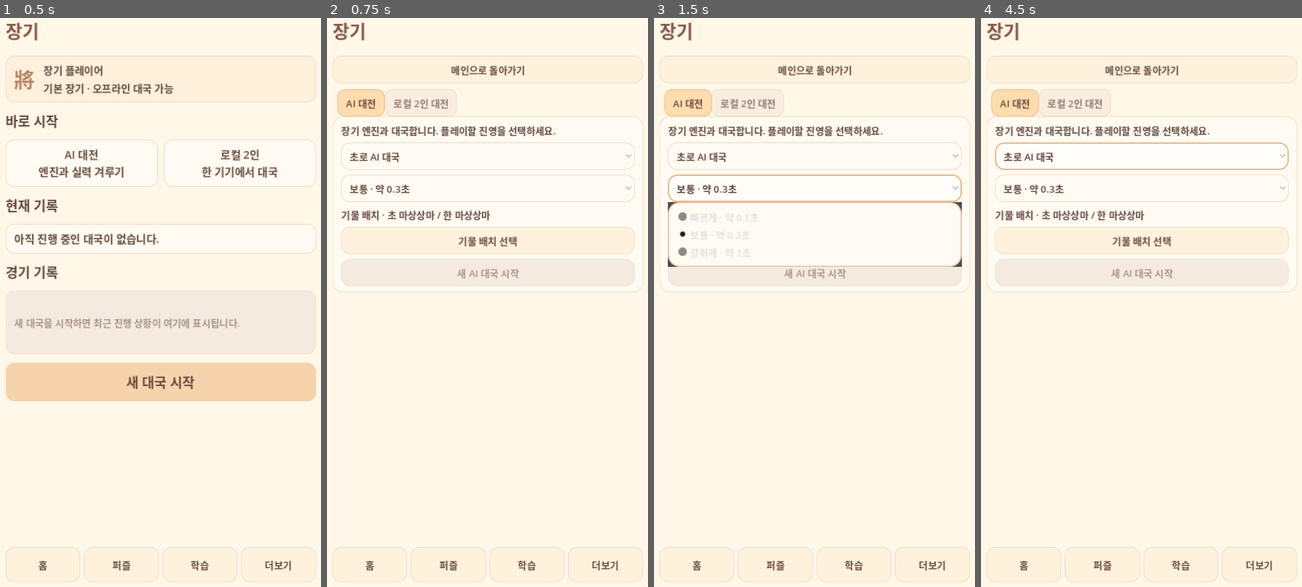
Above: before the commit, frames 1-4 (left to right).
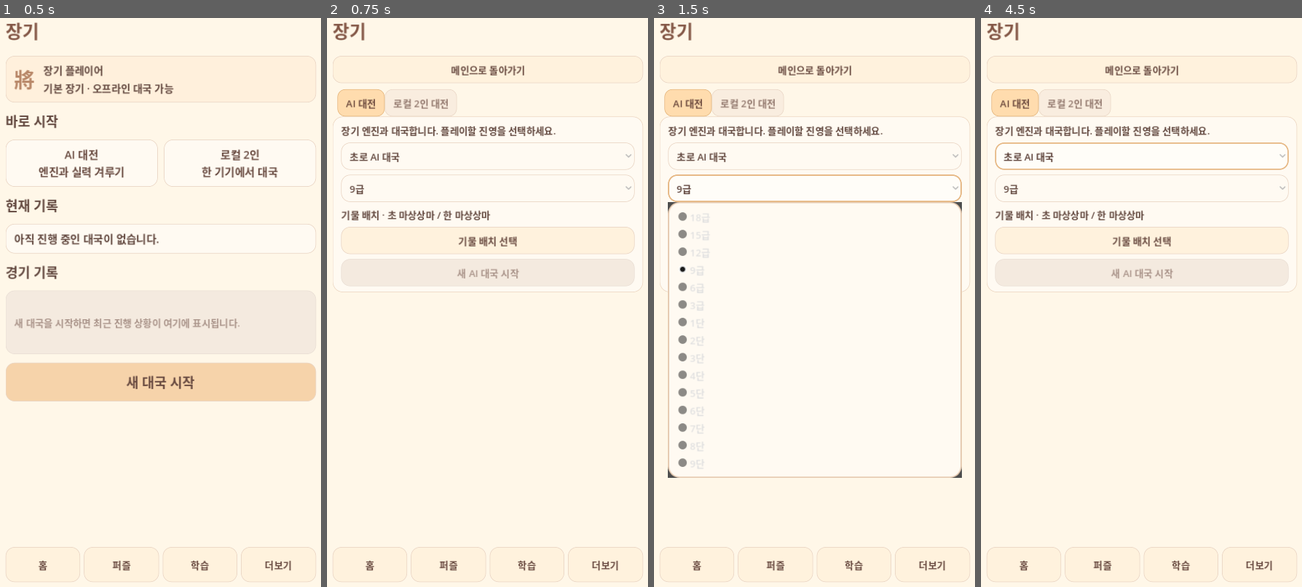
Above: after the commit, the same moments.

Repository: YU-Kangg/janggiAI
Game: Godot game, scene res://main.tscn
The game is run twice, just before and just after one commit, with the same random seed, the same clock (stepped at 60 frames per second) and the same inputs.
Inputs (mouse positions are in pixels of both pictures, inside the frame that each line leads up to):
- Up to frame 1 (0.5 s): no input
- Up to frame 2 (0.75 s): click "새 대국 시작" at 0.5 s
- Up to frame 3 (1.5 s): click (814, 188) at 1.25 s, where only the run after the commit has a clickable "9급"
- Up to frame 4 (4.5 s): click "메인으로 돌아가기" at 2 s; click "새 대국 시작" at 2.75 s; click "초로 AI 대국" at 3.5 s; click (1141, 188) at 4.25 s, where only the run before the commit has a clickable "보통 · 약 0.3초"

Frame 1 is identical in both runs. In frame 2, 0.2% of the frame differs, in the area x 7-26%, y 29-32%; in frame 3, 1.9%, in the area x 4-96%, y 29-81%; in frame 4, 0.2%.

Commit message:
feat(ai): 급단별 대국 난이도 추가

Diff:
--- a/godot/main.gd
+++ b/godot/main.gd
@@ -28,6 +28,8 @@
 var grid := preload("res://janggi_board.gd").new()
 var side := OptionButton.new()
 var ai_difficulty := OptionButton.new()
+const AI_LEVEL_IDS := ["g18", "g15", "g12", "g9", "g6", "g3", "d1", "d2", "d3", "d4", "d5", "d6", "d7", "d8", "d9"]
+const AI_LEVEL_LABELS := ["18급", "15급", "12급", "9급", "6급", "3급", "1단", "2단", "3단", "4단", "5단", "6단", "7단", "8단", "9단"]
 var cho_setup := OptionButton.new()
 var han_setup := OptionButton.new()
 var time_control := OptionButton.new()
@@ -597,10 +599,9 @@
 	side.add_item("초로 AI 대국")
 	side.add_item("한으로 AI 대국")
 	ai_game_panel.add_child(side)
-	ai_difficulty.add_item("빠르게 · 약 0.1초")
-	ai_difficulty.add_item("보통 · 약 0.3초")
-	ai_difficulty.add_item("강하게 · 약 1초")
-	ai_difficulty.select(1)
+	for level_label in AI_LEVEL_LABELS:
+		ai_difficulty.add_item(level_label)
+	ai_difficulty.select(AI_LEVEL_IDS.find("g9"))
 	ai_game_panel.add_child(ai_difficulty)
 	ai_setup_summary.autowrap_mode = TextServer.AUTOWRAP_WORD_SMART
 	ai_game_panel.add_child(ai_setup_summary)
@@ -996,7 +997,9 @@
 	game_mode_tabs.current_tab = 1 if state.get("mode", "ai") == "local" else 0
 	game_mode_tabs.visible = false
 	game_setup_toggle.text = "새 대국 설정"
-	ai_difficulty.select(maxi(["quick", "normal", "strong"].find(str(state.get("aiLevel", "normal"))), 0))
+	var saved_level := str(state.get("aiLevel", "g9"))
+	saved_level = {"quick": "g15", "normal": "g9", "strong": "d4"}.get(saved_level, saved_level)
+	ai_difficulty.select(maxi(AI_LEVEL_IDS.find(saved_level), 0))
 	selected_cho_setup = str(state.get("setup", {}).get("cho", "nbbn"))
 	selected_han_setup = str(state.get("setup", {}).get("han", "nbbn"))
 	cho_setup.select(arrangement_index(selected_cho_setup))
@@ -1026,7 +1029,7 @@
 			return null
 
 func selected_ai_level() -> String:
-	return ["quick", "normal", "strong"][clampi(ai_difficulty.selected, 0, 2)]
+	return AI_LEVEL_IDS[clampi(ai_difficulty.selected, 0, AI_LEVEL_IDS.size() - 1)]
 
 func local_initial_fen(setup: Dictionary) -> String:
 	var han: String = str(setup.get("han", "nbbn"))
@@ -1063,7 +1066,7 @@
 		"bikjang": position.get("bikjang", false), "legalMoves": Array(position.legalMoves),
 		"points": material_points(str(position.fen)), "outcome": outcome,
 		"initialFen": initial_fen, "setup": setup, "moves": offline_moves.duplicate(),
-		"revision": revision, "variant": "janggi", "mode": "local", "humanSide": "cho", "aiLevel": "normal",
+		"revision": revision, "variant": "janggi", "mode": "local", "humanSide": "cho", "aiLevel": "g9",
 		"players": {"cho": cho_name.text.strip_edges(), "han": han_name.text.strip_edges()},
 		"clock": {
 			"enabled": offline_time_control != null, "choMs": int(offline_clock.cho), "hanMs": int(offline_clock.han),
--- a/godot/smoke.gd
+++ b/godot/smoke.gd
@@ -72,6 +72,7 @@
 	check(app.game_mode_tabs.get_tab_count() == 2 and app.game_mode_tabs.get_tab_title(0) == "AI 대전" and app.game_mode_tabs.get_tab_title(1) == "로컬 2인 대전", "AI and local match setup separated")
 	check(app.new_game_dialog.title == "새 대국 확인" and app.new_game_dialog.get_ok_button().text == "시작" and app.new_game_dialog.get_cancel_button().text == "취소", "new game confirmation localized")
 	check(app.side.get_parent() == app.ai_game_panel and app.ai_difficulty.get_parent() == app.ai_game_panel and app.cho_name.get_parent() == app.local_game_panel and app.time_control.get_parent() == app.local_game_panel, "mode-specific controls grouped")
+	check(app.ai_difficulty.item_count == 15 and app.ai_difficulty.get_item_text(0) == "18급" and app.ai_difficulty.get_item_text(5) == "3급" and app.ai_difficulty.get_item_text(6) == "1단" and app.ai_difficulty.get_item_text(14) == "9단", "AI rank selector uses three-kyu and one-dan steps")
 	check(app.cho_setup.get_parent().get_parent() == app.setup_dialog and app.han_setup.get_parent().get_parent() == app.setup_dialog, "piece setup controls moved to modal")
 	check(not app.device_engine.available() and app.device_recommend.disabled, "desktop fallback without Android engine")
 	app.act("reset", {"mode": "ai", "humanSide": "cho"})
Not shown, changed: DEVICE_TEST_CHECKLIST.md
Not shown, changed: PROGRESS.md
Not shown, changed: README.md
Not shown, changed: godot/README.md
Not shown, changed: server/engine.js
Not shown, changed: server/game.js
Not shown, changed: test/ai.test.js
Not shown, changed: test/history.test.js
